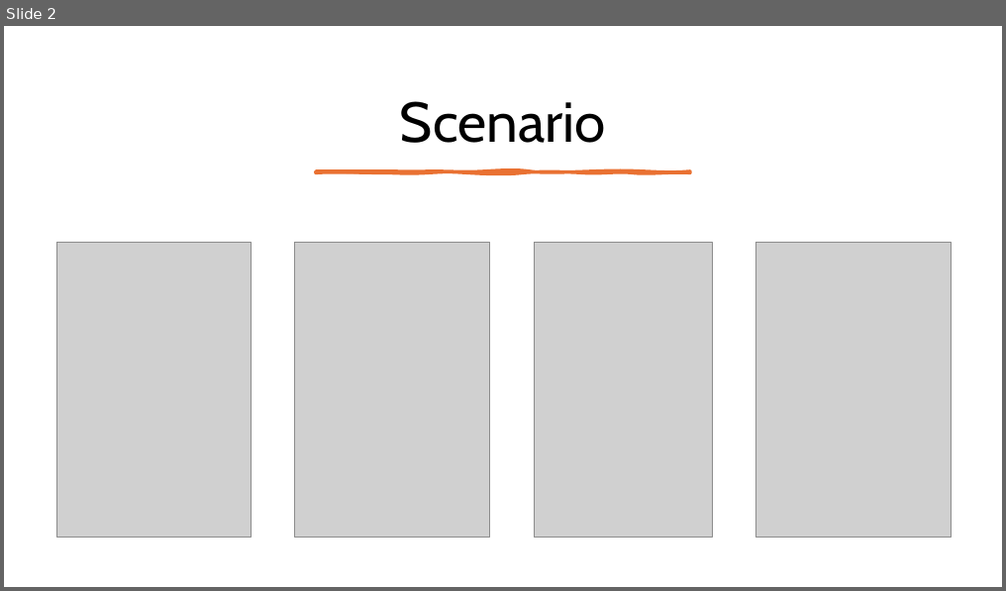
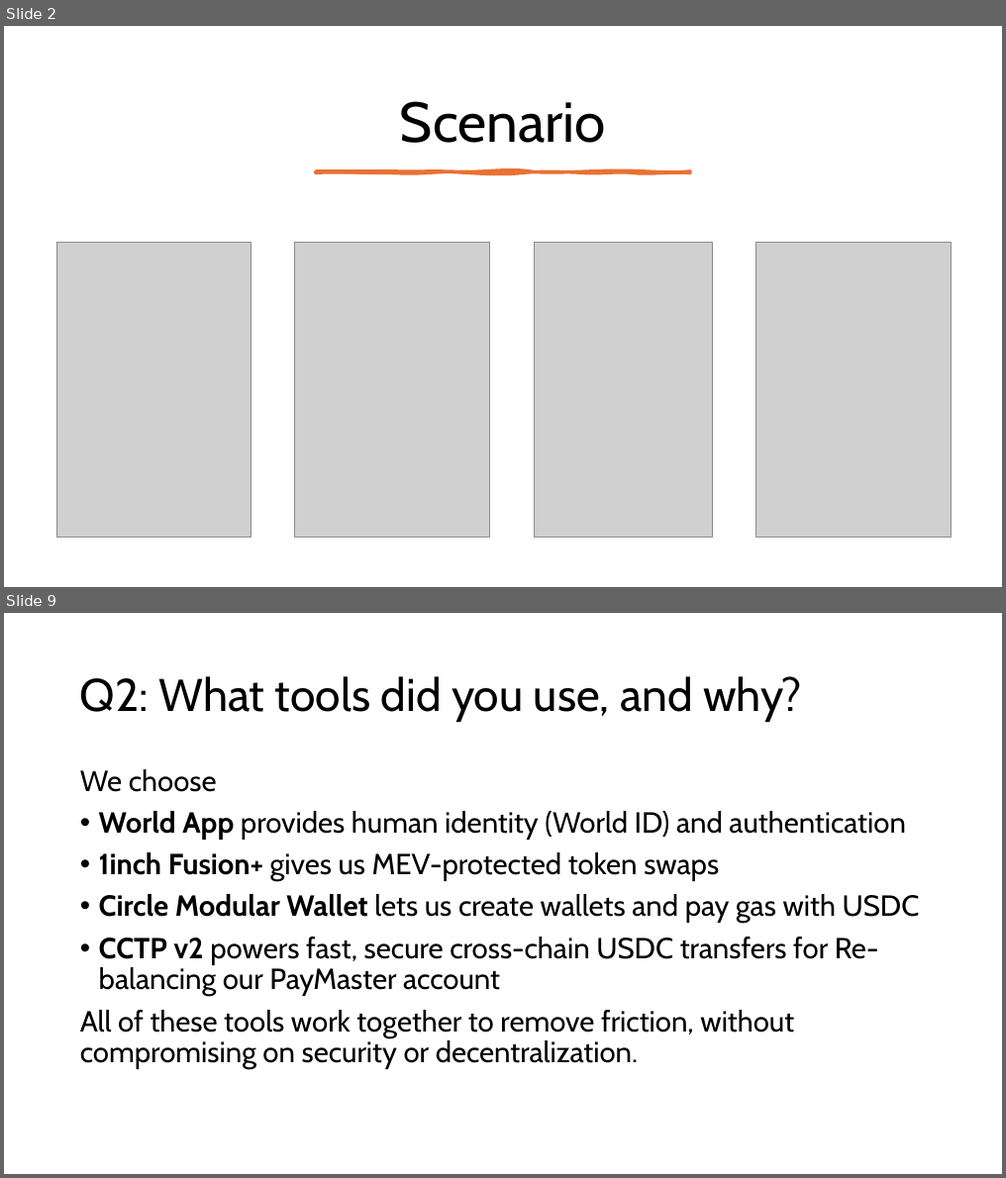
Before and after one commit to IntentPay/intent-pay, a slide deck: doc/ETH Global - IntentPay.pptx. Shown one above the other, each under a label of ours: slide 2 before the commit, slides 2 and 9 after it; the slides between them are not shown. The pictures are 1006x591 and 1006x1178 pixels, drawn with LibreOffice and Linux fonts; fonts in the diff are those of the drawing; grey boxes stand for pictures. Boxes give left, top, right and bottom in pixels: in the first picture for what was removed or moved away, otherwise in the second. Text is boxed around its words. In the diff, an @@ line names an element or a change of style, - is before the commit and + after.

```diff
--- a/doc/ETH Global - IntentPay.pptx
+++ b/doc/ETH Global - IntentPay.pptx
@@ slide 9 added at (4, 613, 1002, 1174), background #FFFFFF @@
@@ title added at (80, 676, 801, 722), 44 pt, text #000000 @@
+Q2: What tools did you use, and why?
@@ text added at (80, 769, 920, 1070), 28 pt, text #000000 @@
+We choose
+• World App provides human identity (World ID) and authentication
+• 1inch Fusion+ gives us MEV-protected token swaps
+• Circle Modular Wallet lets us create wallets and pay gas with USDC
+• CCTP v2 powers fast, secure cross-chain USDC transfers for Re-balancing our PayMaster account
+All of these tools work together to remove friction, without compromising on security or decentralization.
```
Also in this commit, not shown: 6 slides changed, 3 other slides added.
